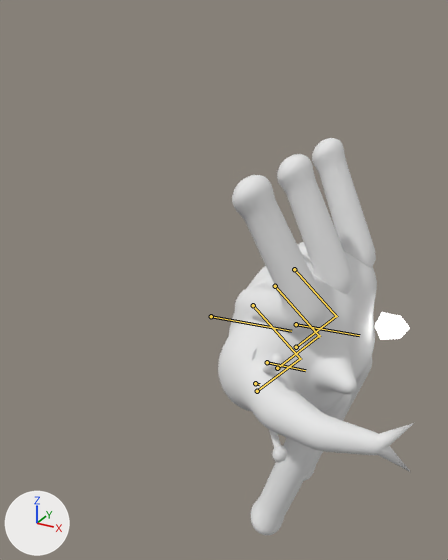
Renders of the FBX model Assets/_Game/Resources/Art/Enemies/elite_rhino_beetle/elite_rhino_beetle.fbx from each side of a commit.
Both versions are drawn from a camera (50 mm lens) standing at (1.075, -1.679, 1.05) and looking at (0.197, -0.083, 0.252). Lighting does not change. The marker at lower left points along +X, +Y and +Z. The first picture is the older version. Both versions are drawn at frame 24 of the action 'Rig|Die'; the numbers are the values there. The bones that bend it are drawn over the model as lines.

In view in the first picture: 'Body'.
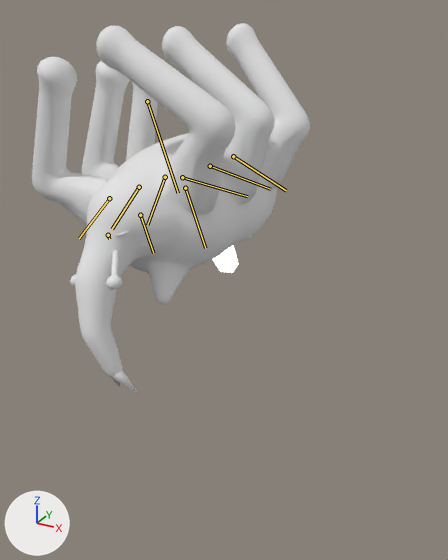
What differs and where, as boxes [x1, y1, x2, y2] in the pictures (448 x 560 px):
'Body', posed (42% wider, 6% shorter)
    before: [218, 138, 414, 535]
    after: [32, 23, 310, 395]
bone 'root', root to tip
    before: (211, 316) to (291, 331)
    after: (147, 101) to (178, 193)
bone 'head', root to tip
    before: (267, 362) to (305, 370)
    after: (140, 215) to (153, 253)
bone 'leg1.R', root to tip
    before: (253, 305) to (301, 359)
    after: (182, 177) to (247, 196)
bone 'leg2.R', root to tip
    before: (275, 286) to (320, 337)
    after: (210, 166) to (270, 189)
bone 'leg3.R', root to tip
    before: (294, 269) to (337, 317)
    after: (233, 156) to (286, 190)
bone 'leg1.L', root to tip
    before: (257, 391) to (301, 358)
    after: (109, 198) to (79, 238)
bone 'leg2.L', root to tip
    before: (277, 368) to (320, 335)
    after: (139, 187) to (112, 229)
bone 'leg3.L', root to tip
    before: (296, 347) to (337, 315)
    after: (165, 177) to (147, 225)

What the commit changed:
Bone 'root' (bone_root) moves from (0.1, 0.06, 0.0) to (-0.127, 0.773, 0.0).
Bone 'root' (bone_root) turns from (0, 0, -86) to (0, 0, -160) degrees about its own x, y and z.
Bone 'head' (bone_head) turns from (0, 0, 0) to (0, 24, 0) degrees about its own x, y and z.
Bone 'leg1.R' (bone_leg1_r) turns from (0, 0, -45) to (0, -10, 62) degrees about its own x, y and z.
Bone 'leg2.R' (bone_leg2_r) turns from (0, 0, -45) to (0, -10, 58) degrees about its own x, y and z.
Bone 'leg3.R' (bone_leg3_r) turns from (0, 0, -45) to (0, -10, 44) degrees about its own x, y and z.
Bone 'leg1.L' (bone_leg1_l) turns from (0, 0, 45) to (0, 10, -62) degrees about its own x, y and z.
Bone 'leg2.L' (bone_leg2_l) turns from (0, 0, 45) to (0, 10, -58) degrees about its own x, y and z.
Bone 'leg3.L' (bone_leg3_l) turns from (0, 0, 45) to (0, 10, -44) degrees about its own x, y and z.
